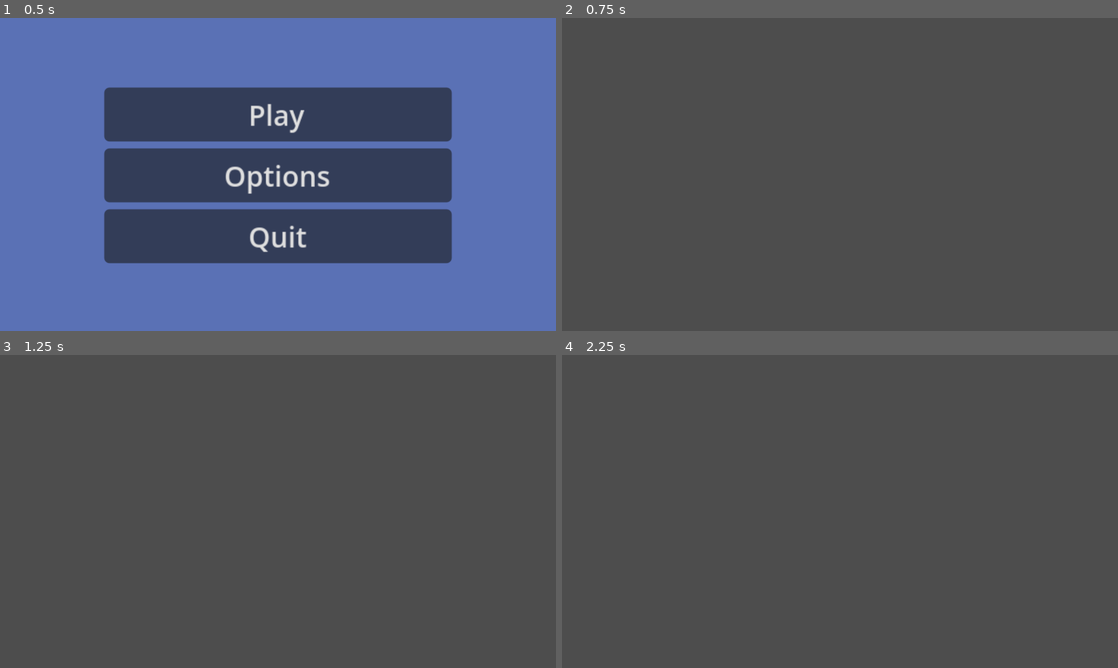
Above: before the commit, frames 1-4 (two rows, left to right).
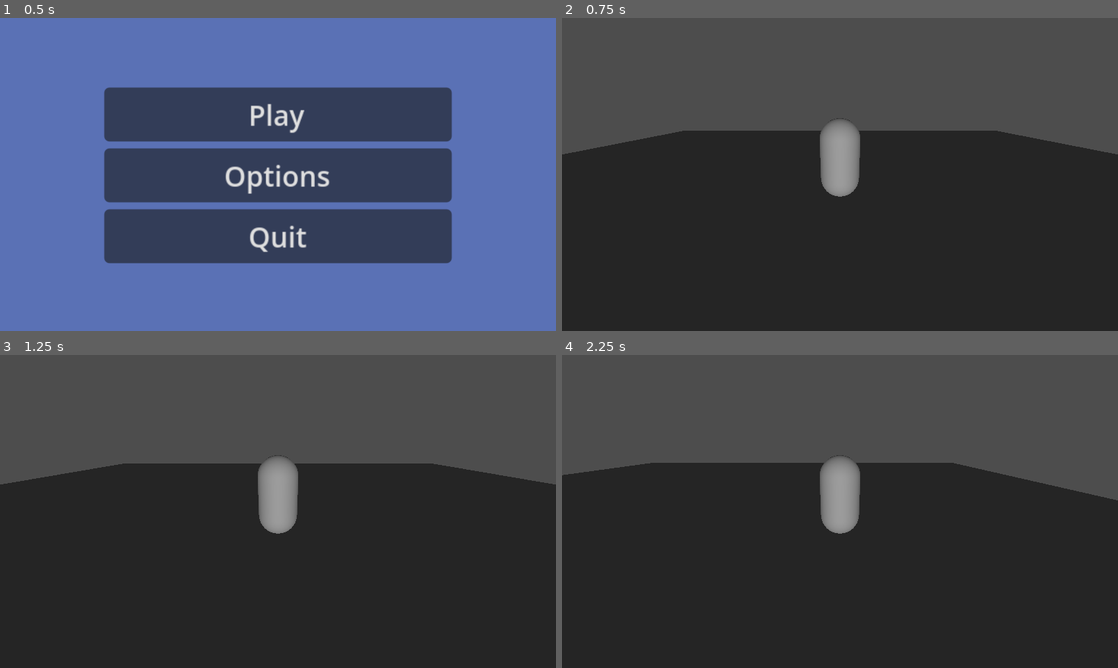
Above: after the commit, the same moments.

Repository: OrchidsOK/Fish-Game-v0
Game: Godot game, scene res://scenes/main_menu.tscn
Two runs of this game, one before a commit and one after it. Both use one fixed random seed, a clock stepped at 60 frames per second and the inputs below.
Inputs:
- Up to frame 1 (0.5 s): no input
- Up to frame 2 (0.75 s): click "Play" at 0.5 s
- Up to frame 3 (1.25 s): no input
- Up to frame 4 (2.25 s): tap Enter (ui_accept) at 1.25, 1.35, 1.52, 1.82, 2.1 s; hold D 1.28-2.03 s; hold S from 2.03 s (still down)

Frame 1 is identical in both runs. In frame 2, 62% of the frame differs, in the area x 0-100%, y 32-100%; in frame 3, 64%; in frame 4, 63%.

Commit message:
basic 3d player movement and ground

Diff:
--- a/scenes/game.tscn
+++ b/scenes/game.tscn
@@ -1,3 +1,33 @@
 [gd_scene format=3 uid="uid://duoujol0yw542"]
 
+[ext_resource type="Script" uid="uid://cu5iopwjmaa05" path="res://scripts/player.gd" id="1_uwrxv"]
+
+[sub_resource type="CapsuleMesh" id="CapsuleMesh_yqjtg"]
+
+[sub_resource type="CapsuleShape3D" id="CapsuleShape3D_lnu2h"]
+
+[sub_resource type="Environment" id="Environment_lbhrr"]
+
 [node name="Game" type="Node3D" unique_id=1522199168]
+
+[node name="CharacterBody3D" type="CharacterBody3D" parent="." unique_id=520305020]
+transform = Transform3D(1, 0, 0, 0, 1, 0, 0, 0, 1, 0, 2, 0)
+script = ExtResource("1_uwrxv")
+
+[node name="MeshInstance3D" type="MeshInstance3D" parent="CharacterBody3D" unique_id=1089478198]
+mesh = SubResource("CapsuleMesh_yqjtg")
+
+[node name="CollisionShape3D" type="CollisionShape3D" parent="CharacterBody3D" unique_id=849098532]
+shape = SubResource("CapsuleShape3D_lnu2h")
+
+[node name="Camera3D" type="Camera3D" parent="CharacterBody3D" unique_id=1613111961]
+transform = Transform3D(1, 0, 0, 0, 0.9396927, 0.34202015, 0, -0.34202015, 0.9396927, 0, 1.4, 5)
+
+[node name="DirectionalLight3D" type="DirectionalLight3D" parent="." unique_id=388175366]
+
+[node name="WorldEnvironment" type="WorldEnvironment" parent="." unique_id=1600930040]
+environment = SubResource("Environment_lbhrr")
+
+[node name="CSGBox3D" type="CSGBox3D" parent="." unique_id=2029768348]
+use_collision = true
+size = Vector3(30, 1, 30)
--- /dev/null
+++ b/scripts/player.gd
@@ -0,0 +1,36 @@
+extends CharacterBody3D
+
+const SPEED = 5.0
+const JUMP_VELOCITY = 4.5
+const GRAVITY = 9.8
+
+func _physics_process(delta):
+	# add gravity
+	if not is_on_floor():
+		velocity.y -= GRAVITY * delta
+
+	# jump
+	if Input.is_action_just_pressed("ui_accept") and is_on_floor():
+		velocity.y = JUMP_VELOCITY
+
+	# get movement direction
+	var direction = Vector3.ZERO
+	if Input.is_key_pressed(KEY_W):
+		direction.z -= 1
+	if Input.is_key_pressed(KEY_S):
+		direction.z += 1
+	if Input.is_key_pressed(KEY_A):
+		direction.x -= 1
+	if Input.is_key_pressed(KEY_D):
+		direction.x += 1
+
+	# normalise so diagonal isnt faster
+	if direction != Vector3.ZERO:
+		direction = direction.normalized()
+		velocity.x = direction.x * SPEED
+		velocity.z = direction.z * SPEED
+	else:
+		velocity.x = move_toward(velocity.x, 0, SPEED)
+		velocity.z = move_toward(velocity.z, 0, SPEED)
+
+	move_and_slide()
Not shown, added: assets/github images/roadmap beta.png.import
Not shown, added: scripts/player.gd.uid
